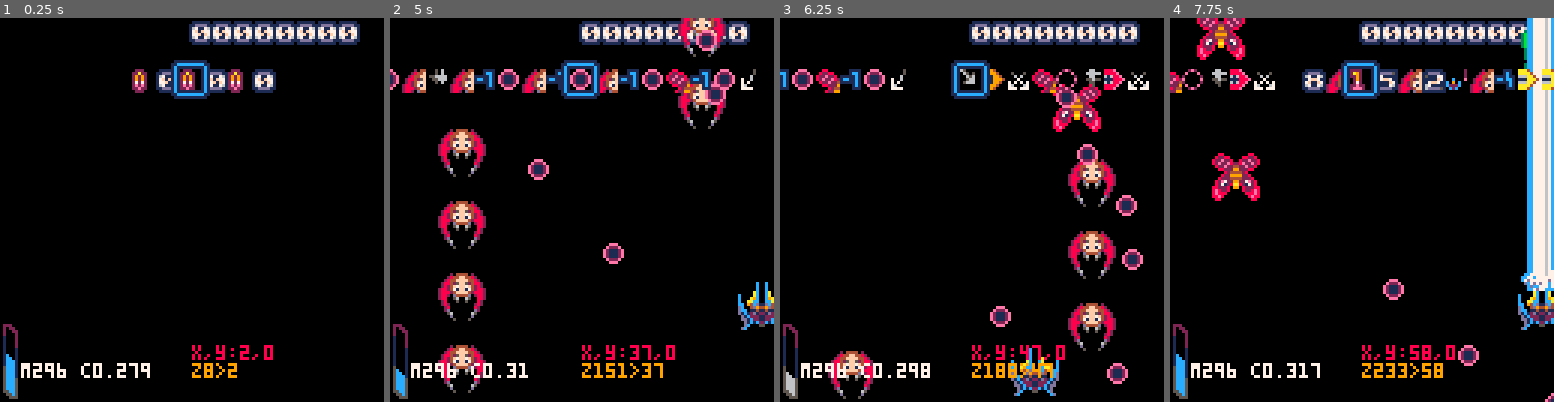
Above: before the commit, frames 1-4 (left to right).
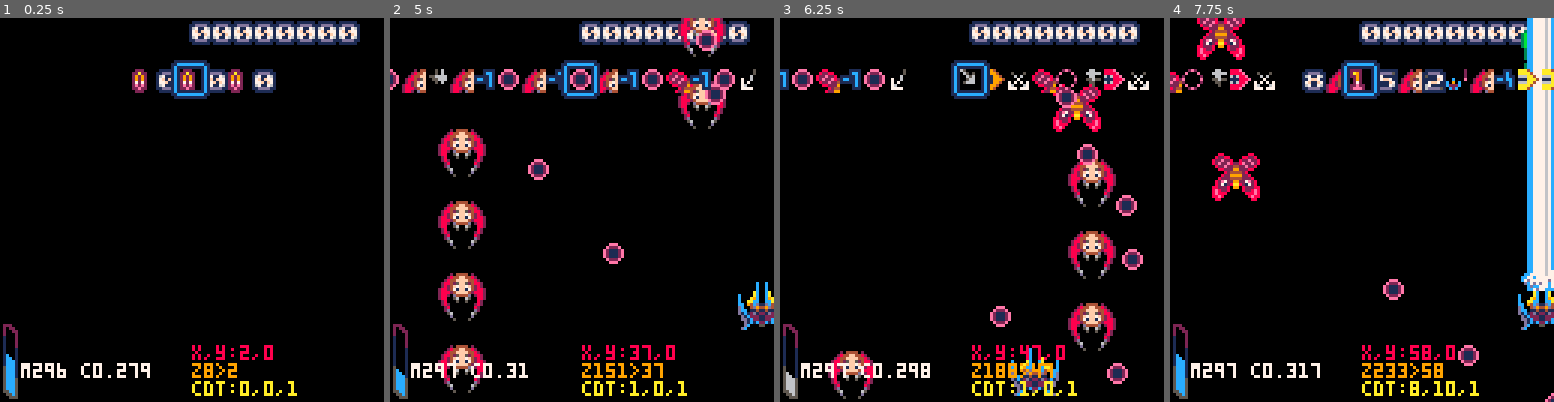
Above: after the commit, the same moments.

Repository: moechofe/pico8-mademoiselle-danmaku
Game: PICO-8 cartridge md.p8
The game is run twice, just before and just after one commit, with the same random seed, the same clock (stepped at 60 frames per second) and the same inputs.
Inputs:
- Up to frame 1 (0.25 s): no input
- Up to frame 2 (5 s): tap X (X key) at 0.33, 1.07, 1.85, 2.97, 4.08 s; tap O (Z key) at 0.7, 1.7, 2.1, 2.5, 2.9, 3.3, 3.7, 4.1, 4.5, 4.9 s; hold Right 1.6-2.1 s; hold Up 2.15-2.42 s; hold Right 2.47-3.03 s; hold Left 3.08-3.58 s; hold Down 3.63-3.97 s; hold Right 4.02-4.68 s; hold Up from 4.73 s (still down)
- Up to frame 3 (6.25 s): release Up at 5.03 s; hold Left 5.08-5.68 s; tap X (X key) at 5.2 s; tap O (Z key) at 5.3, 5.7, 6.1 s; hold Down 5.73-6.03 s; hold Right from 6.08 s (still down)
- Up to frame 4 (7.75 s): tap X (X key) at 6.32, 7.43 s; tap O (Z key) every 0.4 s from 6.5 to 7.7 s; release Right at 6.58 s; hold Right 6.63-7.13 s; hold Up 7.18-7.45 s; hold Right from 7.5 s (still down)

The runs differ from the first frame. In frame 1, 0.4% of the frame differs, in the area x 50-78%, y 94-99%; in frame 2, 0.4%; in frame 3, 0.4%; in frame 4, 0.5%, in the area x 14-81%, y 89-99%.

Commit message:
work on level 2

Diff:
--- a/md.p8
+++ b/md.p8
@@ -558,6 +558,9 @@
     -- todo: put the ship object directly
     add(leh,(hs.g+8-t)%hs.l+1)
    end
+  --fake spawn ship
+  elseif t==32 then
+   next(hs,0)
   --spawn ship
   elseif (t>=128 and t<=131)
   or (t>=144 and t<=147)
@@ -995,7 +998,7 @@
  end
 end
 
-function reset()
+function reset(l)
  la=16
  vex,vey,veu,vev,vea,veb,
  vez,ved,vel,ves,vep,vew,
@@ -1010,8 +1013,9 @@
  -- z=level frame counter
  -- a=index of the tile to read
  lez,lea,boss,lema,lerk
- =0,0,false,0,0
- --=0,384,false
+ --=0,0,false,0,0 -- 1
+ --=0,384,false,0,0 -- 1 boss
+ =0,768,false,0,0 -- 2
  -- x,y=ship position
  -- u,v=ship direction
  -- sm=ship movement
@@ -1646,7 +1650,12 @@
  end
  -- score
  for i=1,8 do scos[i]=0 end
- if true then reset(1) scene=play music(-1) lea=dget(63) end
+ if true then
+  reset(1)
+  scene=play
+  music(-1)
+  lea=dget(63)
+ end
 end
 
 slow=-1
@@ -1666,6 +1675,7 @@
   x,y=lea%128,flr(lea/128)
   map(x-8,y,-68,17,32,1)
   print("x,y:"..flr(x)..","..flr(y),0,109,8)
+  print("cdt:"..lec..","..led..","..let,0,121,10)
   spr(95,-7,14)
   spr(95,-2,14,1,1,true)
   spr(95,-7,19,1,1,false,true)
@@ -1943,158 +1953,158 @@
 01000000000e01000e010000000000000e01000e010000000000000e01000e01000000384e19284f4f4f5e004e000000211d61747363773c3c0e01000000000000311f5a60717860733f0c0d03000000004e093b380039003a0039285e004f4f4f4f4e211c3d3d3d3d61717363760e040000213c1c6078736172100f01000000
 000000000000000000000000000000000000000000000000004e00000000006f000000000000000000000000000000000000000000000000000000000000000000000000000000000000000000000000000000000000000000000000000000000000000000000000000000000000000000000000000000000000000000000000
 00000031336072607060712f0829b12ab10029b12ab13f0a0b0c0d07070a050b060c050d063f0a0b0c0d090902020a060b050c060d05002808b06171607460721c3d210a010460710a2d09050906637260731f31332f0938a10a062f023aa10a052f0238a10a062f023aa10a052f0238a10a062f023aa10a052f020000000000
-0000000000000000292fb2627260761c0a073c0a086278213c0400607162706072313300392f09b30a020000b30a020b05b30a020b05b30a020b05b30a020b0500000000000000000000000000000000000000000000000000000000000000000000000000000000000000000000000000000000000000000000000000000000
-0000000000000000000000000000000000000000000000000000000000000000000000000000000000000000000000000000000000000000000000000000000000000000000000000000000000000000000000000000000000000000000000000000000000000000000000000000000000000000000000000000000000000000
-0000000000000000000000000000000000000000000000000000000000000000000000000000000000000000000000000000000000000000000000000000000000000000000000000000000000000000000000000000000000000000000000000000000000000000000000000000000000000000000000000000000000000000
-0000000000000000000000000000000000000000000000000000000000000000000000000000000000000000000000000000000000000000000000000000000000000000000000000000000000000000000000000000000000000000000000000000000000000000000000000000000000000000000000000000000000000000
-0000000000000000000000000000000000000000000000000000000000000000000000000000000000000000000000000000000000000000000000000000000000000000000000000000000000000000000000000000000000000000000000000000000000000000000000000000000000000000000000000000000000000000
-0000000000000000000000000000000000000000000000000000000000000000000000000000000000000000000000000000000000000000000000000000000000000000000000000000000000000000000000000000000000000000000000000000000000000000000000000000000000000000000000000000000000000000
-0000000000000000000000000000000000000000000000000000000000000000000000000000000000000000000000000000000000000000000000000000000000000000000000000000000000000000000000000000000000000000000000000000000000000000000000000000000000000000000000000000000000000000
-0000000000000000000000000000000000000000000000000000000000000000000000000000000000000000000000000000000000000000000000000000000000000000000000000000000000000000000000000000000000000000000000000000000000000000000000000000000000000000000000000000000000000000
-0000000000000000000000000000000000000000000000000000000000000000000000000000000000000000000000000000000000000000000000000000000000000000000000000000000000000000000000000000000000000000000000000000000000000000000000000000000000000000000000000000000000000000
-0000000000000000000000000000000000000000000000000000000000000000000000000000000000000000000000000000000000000000000000000000000000000000000000000000000000000000000000000000000000000000000000000000000000000000000000000000000000000000000000000000000000000000
-0000000000000000000000000000000000000000000000000000000000000000000000000000000000000000000000000000000000000000000000000000000000000000000000000000000000000000000000000000000000000000000000000000000000000000000000000000000000000000000000000000000000000000
-0000000000000000000000000000000000000000000000000000000000000000000000000000000000000000000000000000000000000000000000000000000000000000000000000000000000000000000000000000000000000000000000000000000000000000000000000000000000000000000000000000000000000000
-0000000000000000000000000000000000000000000000000000000000000000000000000000000000000000000000000000000000000000000000000000000000000000000000000000000000000000000000000000000000000000000000000000000000000000000000000000000000000000000000000000000000000000
-0000000000000000000000000000000000000000000000000000000000000000000000000000000000000000000000000000000000000000000000000000000000000000000000000000000000000000000000000000000000000000000000000000000000000000000000000000000000000000000000000000000000000000
-0000000000000000000000000000000000000000000000000000000000000000000000000000000000000000000000000000000000000000000000000000000000000000000000000000000000000000000000000000000000000000000000000000000000000000000000000000000000000000000000000000000000000000
-0000000000000000000000000000000000000000000000000000000000000000000000000000000000000000000000000000000000000000000000000000000000000000000000000000000000000000000000000000000000000000000000000000000000000000000000000000000000000000000000000000000000000000
-0000000000000000000000000000000000000000000000000000000000000000000000000000000000000000000000000000000000000000000000000000000000000000000000000000000000000000000000000000000000000000000000000000000000000000000000000000000000000000000000000000000000000000
-0000000000000000000000000000000000000000000000000000000000000000000000000000000000000000000000000000000000000000000000000000000000000000000000000000000000000000000000000000000000000000000000000000000000000000000000000000000000000000000000000000000000000000
-0000000000000000000000000000000000000000000000000000000000000000000000000000000000000000000000000000000000000000000000000000000000000000000000000000000000000000000000000000000000000000000000000000000000000000000000000000000000000000000000000000000000000000
-0000000000000000000000000000000000000000000000000000000000000000000000000000000000000000000000000000000000000000000000000000000000000000000000000000000000000000000000000000000000000000000000000000000000000000000000000000000000000000000000000000000000000000
-0000000000000000000000000000000000000000000000000000000000000000000000000000000000000000000000000000000000000000000000000000000000000000000000000000000000000000000000000000000000000000000000000000000000000000000000000000000000000000000000000000000000000000
-0000000000000000000000000000000000000000000000000000000000000000000000000000000000000000000000000000000000000000000000000000000000000000000000000000000000000000000000000000000000000000000000000000000000000000000000000000000000000000000000000000000000000000
-0000000000000000000000000000000000000000000000000000000000000000000000000000000000000000000000000000000000000000000000000000000000000000000000000000000000000000000000000000000000000000000000000000000000000000000000000000000000000000000000000000000000000000
-0000000000000000000000000000000000000000000000000000000000000000000000000000000000000000000000000000000000000000000000000000000000000000000000000000000000000000000000000000000000000000000000000000000000000000000000000000000000000000000000000000000000000000
-0000000000000000000000000000000000000000000000000000000000000000000000000000000000000000000000000000000000000000000000000000000000000000000000000000000000000000000000000000000000000000000000000000000000000000000000000000000000000000000000000000000000000000
-…(130 lines of a section not shown)…
+0000000000000000292fb2627260761c0a073c0a086278213c0400607162706072313300392f09b30a020000b30a020b05b30a020b05b30a020b05b30a020b050000003d3d607360736073093e2bb02cb02ba12ca12bb12cb11c3f0f0e0d0c0b0a08042d096171003f0d0c017974003f0b0a070200000000003a072fa20a0707
+0506001f3e310960716170607228b30a03b30a03b30a03b30a03b30a03b30a03b30a03b30a032ab30a03b10a03b30a03b30a03b30a03b30a03b30a0320b30a03b10a03b30a03b30a0329b30a03b30a03b30a03b30a03b30a03b30a03b30a03b30a03b30a03b30a03b30a032028b30a03b30a030c0505b10a03b30a030e0606b3
+0a0329b30a03b30a03b30a03b30a03b30a03b30a03b30a03b30a03b30a03b30a03202ab30a03b30a03b10a03b30a03b30a03b30a03b30a03b30a03b30a03b30a03b10a03b30a03b30a03b30a03b30a03200a050505211d3c6171607365710a01003e3133071e6072607860622ab00a020000b00a020000b00a02000d06000000
+0600000000060000000000000000000000000000000000000000000000000000000000000000000000000000000000000000000000000000000000000000000000000000000000000000000000000000000000000000000000000000000000000000000000000000000000000000000000000000000000000000000000000000
+0000000000000000000000000000000000000000000000000000000000000000000000000000000000000000000000000000000000000000000000000000000000000000000000000000000000000000000000000000000000000000000000000000000000000000000000000000000000000000000000000000000000000000
+0000000000000000000000000000000000000000000000000000000000000000000000000000000000000000000000000000000000000000000000000000000000000000000000000000000000000000000000000000000000000000000000000000000000000000000000000000000000000000000000000000000000000000
+0000000000000000000000000000000000000000000000000000000000000000000000000000000000000000000000000000000000000000000000000000000000000000000000000000000000000000000000000000000000000000000000000000000000000000000000000000000000000000000000000000000000000000
+0000000000000000000000000000000000000000000000000000000000000000000000000000000000000000000000000000000000000000000000000000000000000000000000000000000000000000000000000000000000000000000000000000000000000000000000000000000000000000000000000000000000000000
+0000000000000000000000000000000000000000000000000000000000000000000000000000000000000000000000000000000000000000000000000000000000000000000000000000000000000000000000000000000000000000000000000000000000000000000000000000000000000000000000000000000000000000
+0000000000000000000000000000000000000000000000000000000000000000000000000000000000000000000000000000000000000000000000000000000000000000000000000000000000000000000000000000000000000000000000000000000000000000000000000000000000000000000000000000000000000000
+0000000000000000000000000000000000000000000000000000000000000000000000000000000000000000000000000000000000000000000000000000000000000000000000000000000000000000000000000000000000000000000000000000000000000000000000000000000000000000000000000000000000000000
+0000000000000000000000000000000000000000000000000000000000000000000000000000000000000000000000000000000000000000000000000000000000000000000000000000000000000000000000000000000000000000000000000000000000000000000000000000000000000000000000000000000000000000
+0000000000000000000000000000000000000000000000000000000000000000000000000000000000000000000000000000000000000000000000000000000000000000000000000000000000000000000000000000000000000000000000000000000000000000000000000000000000000000000000000000000000000000
+0000000000000000000000000000000000000000000000000000000000000000000000000000000000000000000000000000000000000000000000000000000000000000000000000000000000000000000000000000000000000000000000000000000000000000000000000000000000000000000000000000000000000000
+0000000000000000000000000000000000000000000000000000000000000000000000000000000000000000000000000000000000000000000000000000000000000000000000000000000000000000000000000000000000000000000000000000000000000000000000000000000000000000000000000000000000000000
+0000000000000000000000000000000000000000000000000000000000000000000000000000000000000000000000000000000000000000000000000000000000000000000000000000000000000000000000000000000000000000000000000000000000000000000000000000000000000000000000000000000000000000
+0000000000000000000000000000000000000000000000000000000000000000000000000000000000000000000000000000000000000000000000000000000000000000000000000000000000000000000000000000000000000000000000000000000000000000000000000000000000000000000000000000000000000000
+0000000000000000000000000000000000000000000000000000000000000000000000000000000000000000000000000000000000000000000000000000000000000000000000000000000000000000000000000000000000000000000000000000000000000000000000000000000000000000000000000000000000000000
+0000000000000000000000000000000000000000000000000000000000000000000000000000000000000000000000000000000000000000000000000000000000000000000000000000000000000000000000000000000000000000000000000000000000000000000000000000000000000000000000000000000000000000
+0000000000000000000000000000000000000000000000000000000000000000000000000000000000000000000000000000000000000000000000000000000000000000000000000000000000000000000000000000000000000000000000000000000000000000000000000000000000000000000000000000000000000000
+0000000000000000000000000000000000000000000000000000000000000000000000000000000000000000000000000000000000000000000000000000000000000000000000000000000000000000000000000000000000000000000000000000000000000000000000000000000000000000000000000000000000000000
+0000000000000000000000000000000000000000000000000000000000000000000000000000000000000000000000000000000000000000000000000000000000000000000000000000000000000000000000000000000000000000000000000000000000000000000000000000000000000000000000000000000000000000
+0000000000000000000000000000000000000000000000000000000000000000000000000000000000000000000000000000000000000000000000000000000000000000000000000000000000000000000000000000000000000000000000000000000000000000000000000000000000000000000000000000000000000000
+0000000000000000000000000000000000000000000000000000000000000000000000000000000000000000000000000000000000000000000000000000000000000000000000000000000000000000000000000000000000000000000000000000000000000000000000000000000000000000000000000000000000000000
+0000000000000000000000000000000000000000000000000000000000000000000000000000000000000000000000000000000000000000000000000000000000000000000000000000000000000000000000000000000000000000000000000000000000000000000000000000000000000000000000000000000000000000
+…(130 lines of a section not shown)…
